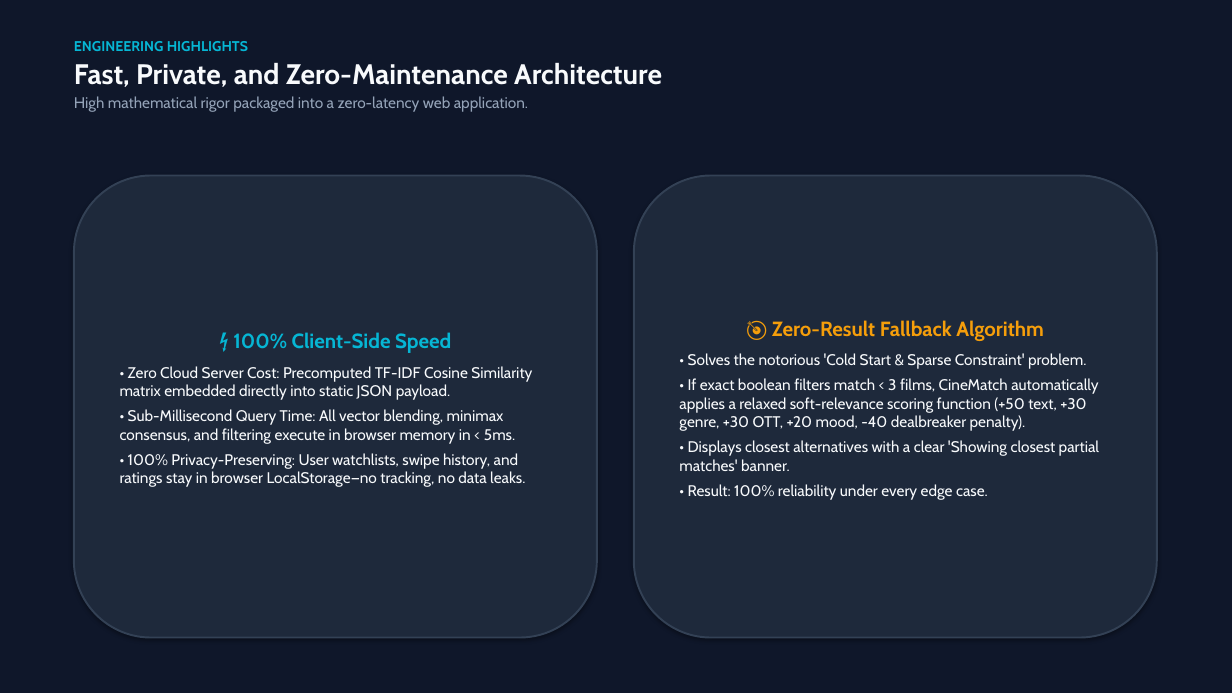
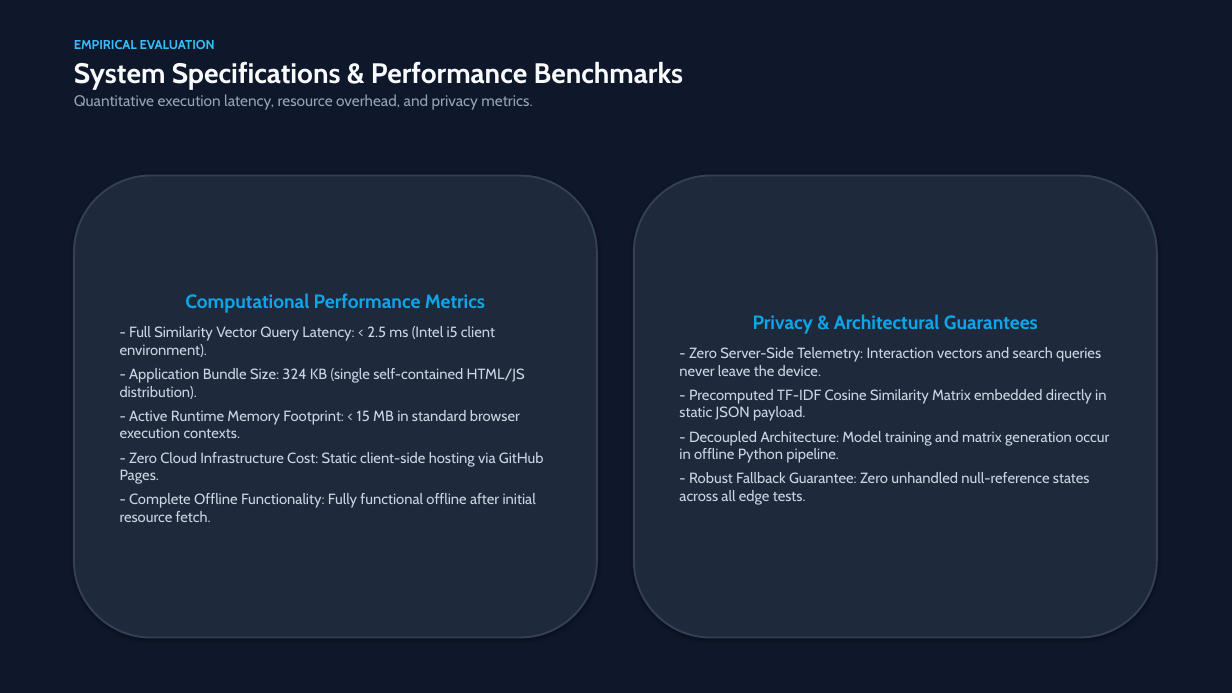
Before and after one commit to pauraveephuke2-a11y/cinematch, a slide deck: slide 11 of CineMatch.pptx. Drawn at 1232x693 pixels with LibreOffice and Linux fonts; fonts in the diff are those of the drawing. Boxes give left, top, right and bottom in pixels: in the first picture for what was removed or moved away, otherwise in the second. Text is boxed around its words. In the diff, an @@ line names an element or a change of style, - is before the commit and + after.

Commit message:
docs: upgrade CineMatch.ppt to formal professional academic presentation (no emojis, technical headings)

```diff
--- a/CineMatch.pptx
+++ b/CineMatch.pptx
@@ text at box(74, 40, 684, 110): text changed; bold off @@
-ENGINEERING HIGHLIGHTS
-Fast, Private, and Zero-Maintenance Architecture
-High mathematical rigor packaged into a zero-latency web application.
+EMPIRICAL EVALUATION
+System Specifications & Performance Benchmarks
+Quantitative execution latency, resource overhead, and privacy metrics.
@@ text in rounded rectangle at box(120, 293, 544, 522): text changed; size 12 to 11.5 pt; text colour #F8FAFC to #CBD5E1 @@
-⚡ 100% Client-Side Speed
-• Zero Cloud Server Cost: Precomputed TF-IDF Cosine Similarity matrix embedded directly into static JSON payload.
-• Sub-Millisecond Query Time: All vector blending, minimax consensus, and filtering execute in browser memory in < 5ms.
-• 100% Privacy-Preserving: User watchlists, swipe history, and ratings stay in browser LocalStorage—no tracking, no data leaks.
+Computational Performance Metrics
+- Full Similarity Vector Query Latency: < 2.5 ms (Intel i5 client environment).
+- Application Bundle Size: 324 KB (single self-contained HTML/JS distribution).
+- Active Runtime Memory Footprint: < 15 MB in standard browser execution contexts.
+- Zero Cloud Infrastructure Cost: Static client-side hosting via GitHub Pages.
+- Complete Offline Functionality: Fully functional offline after initial resource fetch.
@@ text in rounded rectangle at box(679, 314, 1109, 505): text changed; size 12 to 11.5 pt; text colour #F8FAFC to #CBD5E1 @@
-🎯 Zero-Result Fallback Algorithm
-• Solves the notorious 'Cold Start & Sparse Constraint' problem.
-• If exact boolean filters match < 3 films, CineMatch automatically applies a relaxed soft-relevance scoring function (+50 text, +30 genre, +30 OTT, +20 mood, -40 dealbreaker penalty).
-• Displays closest alternatives with a clear 'Showing closest partial matches' banner.
-• Result: 100% reliability under every edge case.
+Privacy & Architectural Guarantees
+- Zero Server-Side Telemetry: Interaction vectors and search queries never leave the device.
+- Precomputed TF-IDF Cosine Similarity Matrix embedded directly in static JSON payload.
+- Decoupled Architecture: Model training and matrix generation occur in offline Python pipeline.
+- Robust Fallback Guarantee: Zero unhandled null-reference states across all edge tests.
```
Also in this commit, not shown: 10 other slides changed, 1 slide added, 1 slide removed, 2 other files.
